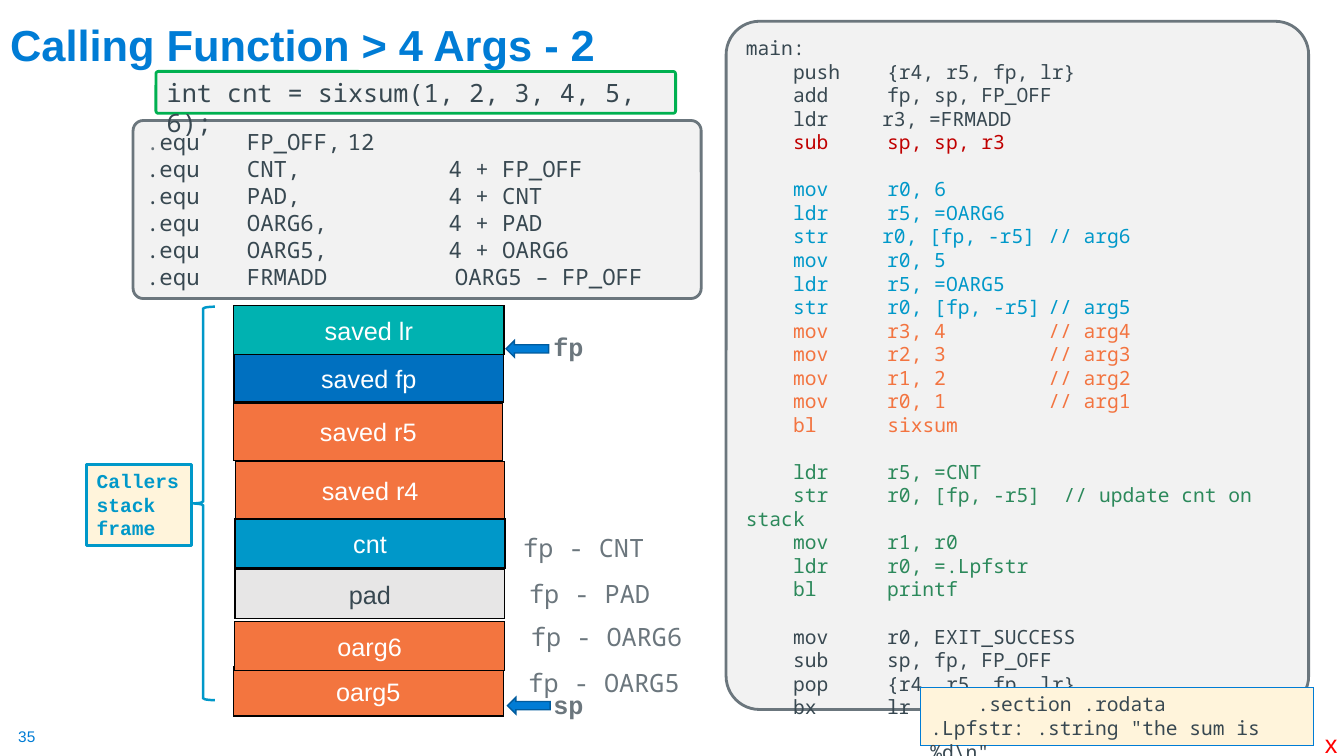
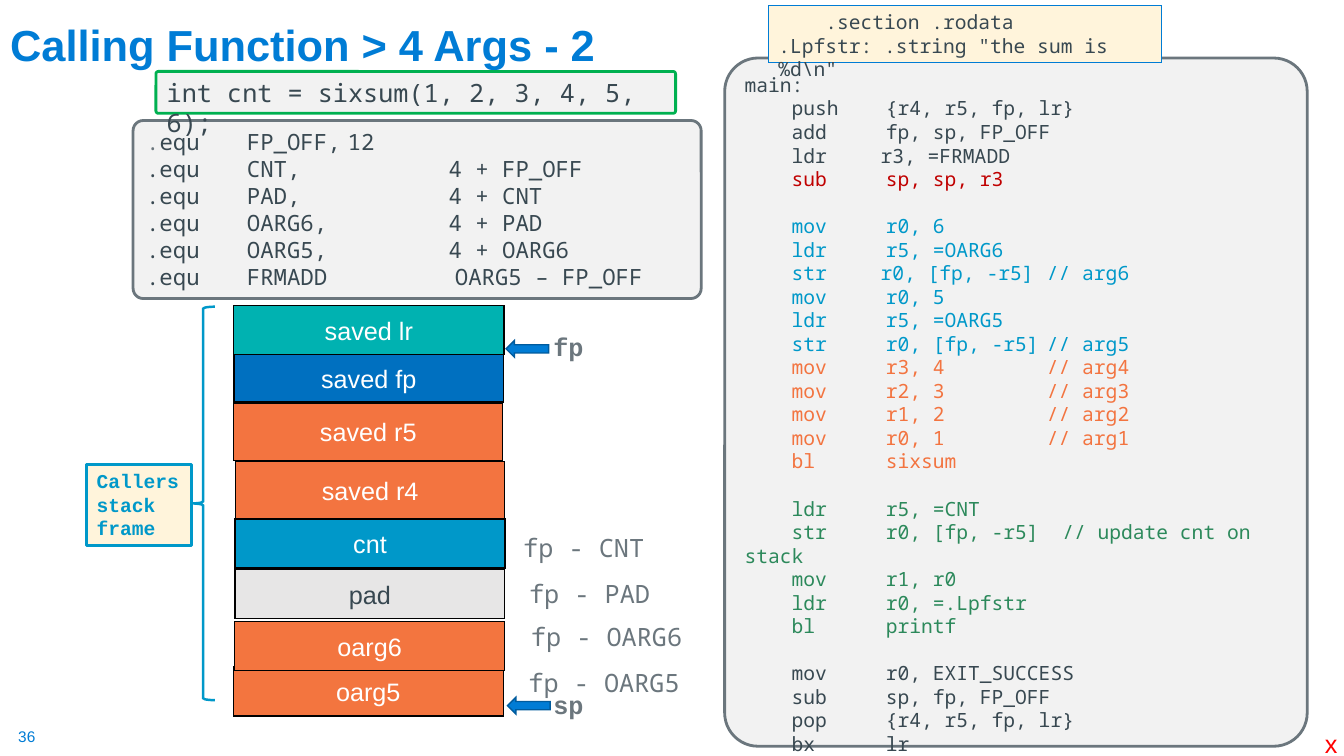
Before and after one commit to cse30-fa22/Muller_CSE30_Lecture_Slides, a slide deck: slide 36 of 10_Assm_Part5.pptx (slide 35 before the commit). Drawn at 1344x756 pixels with LibreOffice and Linux fonts; fonts in the diff are those of the drawing. Boxes give left, top, right and bottom in pixels: in the first picture for what was removed or moved away, otherwise in the second. Text is boxed around its words. In the diff, an @@ line names an element or a change of style, - is before the commit and + after.

```diff
--- a/10_Assm_Part5.pptx
+++ b/10_Assm_Part5.pptx
@@ rectangle ".section .rodata" moved from (x1=921, y1=688, x2=1314, y2=745) to (x1=768, y1=5, x2=1162, y2=63) @@
@@ rounded rectangle "main:" moved from (x1=726, y1=21, x2=1309, y2=710) to (x1=725, y1=58, x2=1308, y2=747) @@
@@ page number at (x1=18, y1=731, x2=35, y2=742): text changed @@
-35
+36
```
Also in this commit, not shown: 13 other slides changed, 1 slide added, 1 other file.
